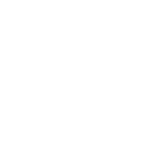
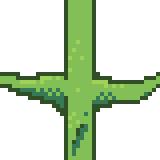
Comparing the layer stacks of the two 160×160 images. Changes:
added layer "Trunk_40" above "Trunk_10" over [0,0,160,160]
